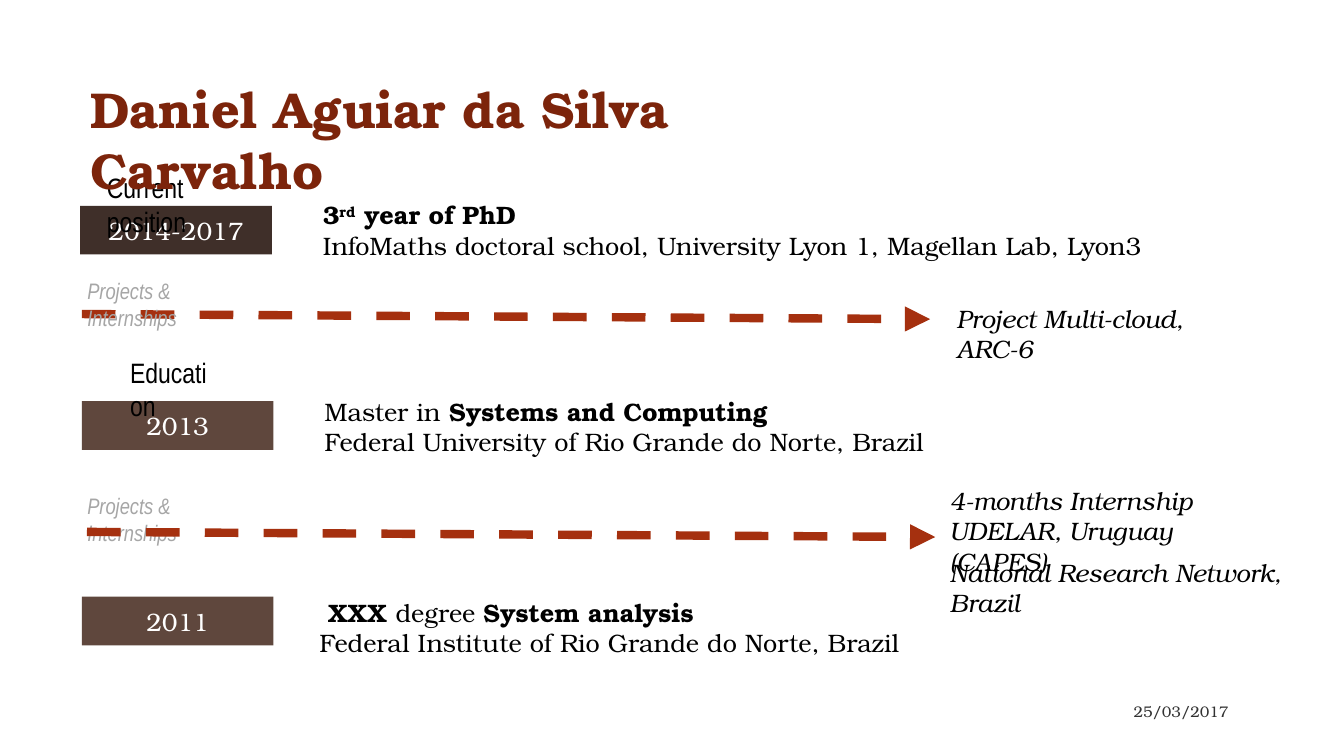
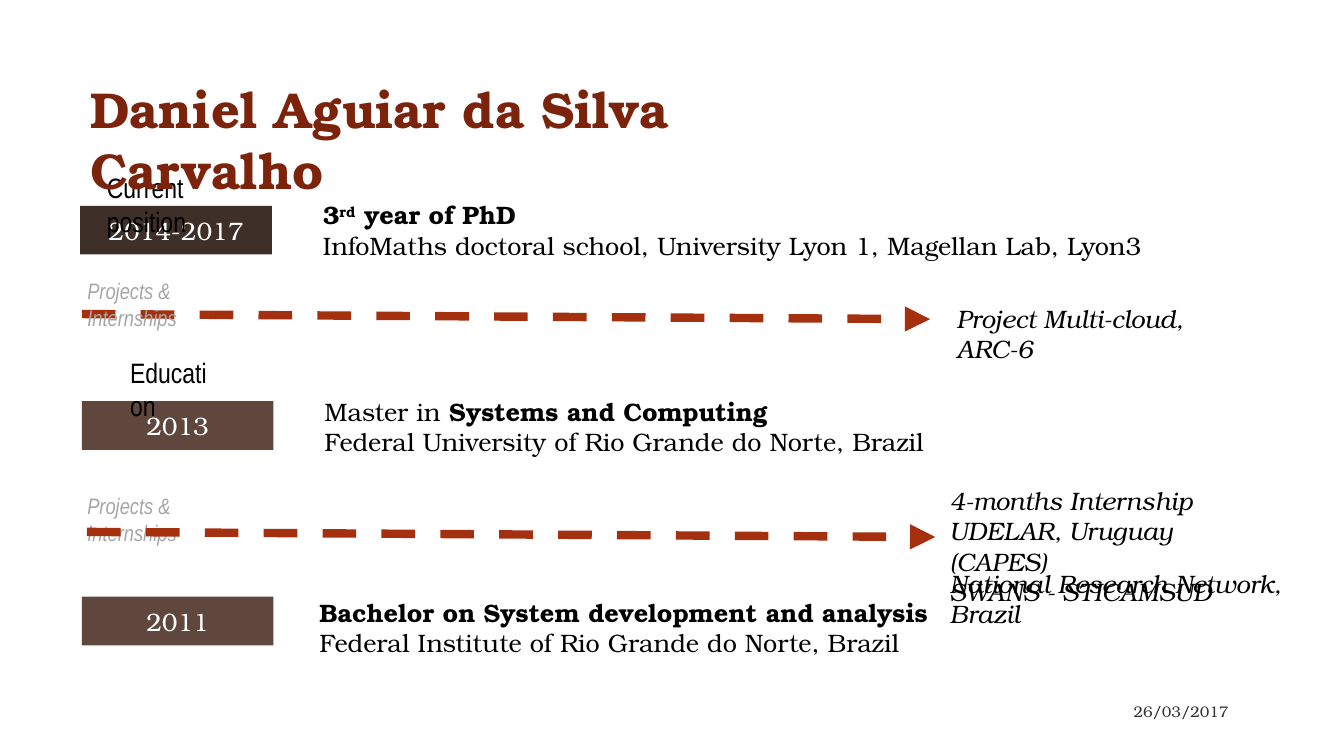
Before and after one commit to danielboni/DanielCarvalho-PhD, a slide deck: slide 2 of Presentations/Presentation Jury ED/Presentation - Daniel AGUIAR - 2017 - v11 (with speech).pptx. Drawn at 1344x756 pixels with LibreOffice and Linux fonts; fonts in the diff are those of the drawing; background and template pictures are left out. Boxes give left, top, right and bottom in pixels: in the first picture for what was removed or moved away, otherwise in the second. Text is boxed around its words. In the diff, an @@ line names an element or a change of style, - is before the commit and + after.

```diff
--- a/Presentations/Presentation Jury ED/Presentation - Daniel AGUIAR - 2017 - v11 (with speech).pptx
+++ b/Presentations/Presentation Jury ED/Presentation - Daniel AGUIAR - 2017 - v11 (with speech).pptx
@@ text "National Research Network, Brazil" rewrapped from bbox=[950, 559, 1281, 613] to bbox=[950, 569, 1168, 624] @@
@@ text at bbox=[950, 577, 1211, 607]: paragraph added @@
+SWANS - STICAMSUD
@@ text at bbox=[319, 602, 927, 628]: text changed @@
-XXX degree System analysis
+Bachelor on System development and analysis
@@ text at bbox=[1134, 706, 1229, 719]: text changed @@
-25/03/2017
+26/03/2017
```
Also in this commit, not shown: 16 other slides changed, 3 slides removed.
